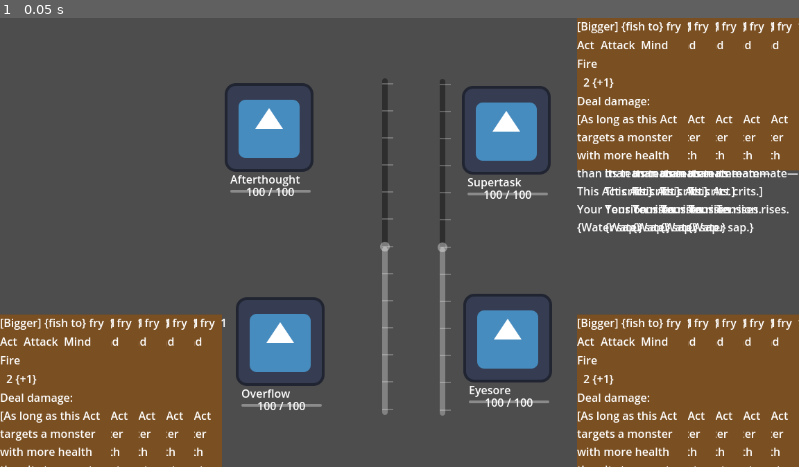
Above: before the commit, frame 1.
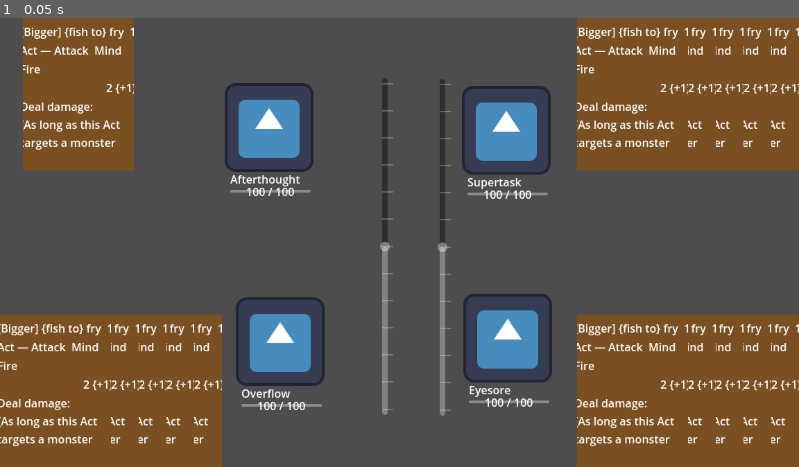
Above: after the commit, the same moment.

Repository: FooFootheGoon/godot-project
Game: Godot game, scene res://data/scenes/battle_scene.tscn
Two runs of this game, one before a commit and one after it. Both use one fixed random seed, a clock stepped at 60 frames per second and the inputs below. The engine's default icon, where the game draws it, is replaced by a stand-in: a white triangle on a blue panel in a dark square.
Inputs:
- Up to frame 1 (0.05 s): no input

The runs differ from the first frame. In frame 1, 12% of the frame differs, in the area x 0-100%, y 0-100%.

Commit message:
Trying to fix card layout and Slay the Spire-pop.

Diff:
--- a/data/battlefields/battle_scene.gd
+++ b/data/battlefields/battle_scene.gd
@@ -24,6 +24,9 @@
 @onready var battle_manager: BattleManager = $BattleManager # Get a reference to the Referee
 @onready var card_zoom_location = $CardZoomLayer/ZoomLocation
 var zoomed_card = null
+var card_zoom_tween_time = 0.15 # How fast the zoom animation is
+
+
 func _ready():
 	# Tell the BattleManager who the player's monsters are.
 	battle_manager.player_monster_left = ally_monster_1
@@ -103,19 +106,30 @@
 	_draw_card_from_index(3)
 
 func _on_card_hovered(card_to_zoom):
-	# If there's already a zoomed card, get rid of it first
 	if zoomed_card:
 		zoomed_card.queue_free()
 
-	# Create a copy of the card that was hovered
 	zoomed_card = card_to_zoom.duplicate()
-	# Add the copy to our special zoom location
 	card_zoom_location.add_child(zoomed_card)
-	# Make it bigger
-	zoomed_card.scale = Vector2(2, 2)
+
+	zoomed_card.pivot_offset = zoomed_card.size / 2
+	zoomed_card.global_position = card_to_zoom.global_position + zoomed_card.pivot_offset
+	zoomed_card.scale = Vector2(1, 1) # Start it at normal size
+
+	var tween = create_tween().set_parallel().set_trans(Tween.TRANS_SINE).set_ease(Tween.EASE_OUT)
+	# --- THIS WAS THE MISSING LINE ---
+	# We need to tell the tween to actually animate the scale!
+	tween.tween_property(zoomed_card, "scale", Vector2(2, 2), card_zoom_tween_time)
+
+	# This line is still optional if you want it to move up as it zooms
+	tween.tween_property(zoomed_card, "global_position:y", zoomed_card.global_position.y - 50, card_zoom_tween_time)
 
 func _on_card_unhovered():
-	# If there's a zoomed card, get rid of it
-	if zoomed_card:
-		zoomed_card.queue_free()
+	if not zoomed_card:
+		return
+	else:
+		var card_to_dismiss = zoomed_card
 		zoomed_card = null
+		var tween = create_tween().set_parallel().set_trans(Tween.TRANS_SINE).set_ease(Tween.EASE_IN)
+		tween.tween_property(card_to_dismiss, "scale", Vector2(1, 1), card_zoom_tween_time)
+		tween.tween_callback(card_to_dismiss.queue_free)
--- a/data/cards/card_act_attack_display.gd
+++ b/data/cards/card_act_attack_display.gd
@@ -14,7 +14,7 @@
 }
 
 func setup():
-	super.setup() # This runs the setup from CardActDisplay first
+	await super.setup() # This runs the setup from CardActDisplay first
 	if not card_data:
 		return
 
--- a/data/cards/card_act_display.gd
+++ b/data/cards/card_act_display.gd
@@ -46,7 +46,7 @@
 	pivot_offset = Vector2(size.x / 2.0, size.y)
 
 func setup():
-	super.setup() # Calls the setup() from CardDisplay (good practice)
+	await super.setup() # Calls the setup() from CardDisplay (good practice)
 	if not card_data:
 		return
 
--- a/data/cards/card_display.gd
+++ b/data/cards/card_display.gd
@@ -2,11 +2,21 @@
 class_name CardDisplay
 extends Control
 
+@onready var description_label = $MarginContainer/VBoxContainer/MarginContainer/DescriptionLabel
+@export var card_data: CardData
+
 # This function will be defined in the child scripts.
 func setup():
-	pass
-
-@export var card_data: CardData
+	# Wait for the next frame to ensure all containers are properly sized
+	await get_tree().process_frame
+	if not card_data:
+		return
+	# As long as a DescriptionLabel was found, we call the shrinking function on it.
+	if description_label:
+		description_label.set_shrinking_text(card_data.display_description)
+	else:
+		# A little warning for you in case you forget to add the label later.
+		print("Warning: Card '", card_data.display_name, "' has no DescriptionLabel at the expected path.")
 
 var owner_monster: MonsterDisplay = null
 
--- a/data/monsters/species/afterthought.tres
+++ b/data/monsters/species/afterthought.tres
@@ -1,5 +1,6 @@
-[gd_resource type="Resource" script_class="MonsterData" load_steps=2 format=3 uid="uid://btkxjyxn563ho"]
+[gd_resource type="Resource" script_class="MonsterData" load_steps=3 format=3 uid="uid://btkxjyxn563ho"]
 
+[ext_resource type="Resource" uid="uid://dhjypnr4t12ml" path="res://data/cards/acts/attack/BiggerFishToFry.tres" id="1_iy1qi"]
 [ext_resource type="Script" uid="uid://tfxh37arb4ja" path="res://data/monsters/MonsterData.gd" id="1_rph53"]
 
 [resource]
@@ -14,5 +15,5 @@
 soul_defence = 14
 current_life = 100.0
 max_life = 100.0
-deck = Array[Resource]([])
+deck = Array[Resource]([ExtResource("1_iy1qi")])
 metadata/_custom_type_script = "uid://tfxh37arb4ja"
--- a/data/scenes/battle_scene.tscn
+++ b/data/scenes/battle_scene.tscn
@@ -97,6 +97,7 @@
 metadata/_edit_use_anchors_ = true
 
 [node name="DrawButton2" type="Button" parent="."]
+layout_mode = 0
 offset_left = 825.0
 offset_top = 696.0
 offset_right = 954.0
@@ -135,6 +136,7 @@
 script = ExtResource("2_wm5pp")
 
 [node name="InitiativeSliderLeft" type="VSlider" parent="."]
+layout_mode = 0
 offset_left = 484.0
 offset_top = 87.0
 offset_right = 626.0
@@ -147,6 +149,7 @@
 ticks_on_borders = true
 
 [node name="InitiativeSliderRight" type="VSlider" parent="."]
+layout_mode = 0
 offset_left = 615.0
 offset_top = 88.0
 offset_right = 662.0
--- a/data/scenes/card_act_display.tscn
+++ b/data/scenes/card_act_display.tscn
@@ -4,6 +4,7 @@
 [ext_resource type="Script" uid="uid://csh7nvdgg2g14" path="res://data/cards/card_act_display.gd" id="1_qs6yw"]
 
 [node name="CardActDisplay" type="Control"]
+clip_contents = true
 custom_minimum_size = Vector2(160, 220)
 layout_mode = 3
 anchors_preset = 0
@@ -19,9 +20,16 @@
 color = Color(0.47976, 0.308305, 0.129412, 1)
 
 [node name="MarginContainer" type="MarginContainer" parent="."]
-layout_mode = 0
-offset_right = 40.0
-offset_bottom = 40.0
+layout_mode = 1
+anchors_preset = 15
+anchor_right = 1.0
+anchor_bottom = 1.0
+grow_horizontal = 2
+grow_vertical = 2
+theme_override_constants/margin_left = 8
+theme_override_constants/margin_top = 8
+theme_override_constants/margin_right = 8
+theme_override_constants/margin_bottom = 8
 
 [node name="VBoxContainer" type="VBoxContainer" parent="MarginContainer"]
 layout_mode = 2
@@ -31,13 +39,16 @@
 
 [node name="NameLabel" type="Label" parent="MarginContainer/VBoxContainer/NameBar"]
 layout_mode = 2
+size_flags_horizontal = 0
 horizontal_alignment = 1
 
 [node name="Spacer" type="Control" parent="MarginContainer/VBoxContainer/NameBar"]
 layout_mode = 2
+size_flags_horizontal = 3
 
 [node name="CostLabel" type="Label" parent="MarginContainer/VBoxContainer/NameBar"]
 layout_mode = 2
+size_flags_horizontal = 8
 horizontal_alignment = 2
 
 [node name="TypeBar" type="HBoxContainer" parent="MarginContainer/VBoxContainer"]
@@ -45,24 +56,32 @@
 
 [node name="TypeLabel" type="Label" parent="MarginContainer/VBoxContainer/TypeBar"]
 layout_mode = 2
+size_flags_horizontal = 0
 
 [node name="EmDashLabel" type="Label" parent="MarginContainer/VBoxContainer/TypeBar"]
 layout_mode = 2
+text = "—"
 
 [node name="SubtypeLabel" type="Label" parent="MarginContainer/VBoxContainer/TypeBar"]
 layout_mode = 2
+size_flags_horizontal = 8
 
 [node name="DeliveranceBar" type="HBoxContainer" parent="MarginContainer/VBoxContainer"]
 layout_mode = 2
 
 [node name="DeliveranceLabel" type="Label" parent="MarginContainer/VBoxContainer/DeliveranceBar"]
 layout_mode = 2
+size_flags_horizontal = 3
 
 [node name="MarginContainer" type="MarginContainer" parent="MarginContainer/VBoxContainer"]
 layout_mode = 2
 size_flags_vertical = 3
 
 [node name="DescriptionLabel" type="Label" parent="MarginContainer/VBoxContainer/MarginContainer"]
+clip_contents = true
+custom_minimum_size = Vector2(1, 1)
 layout_mode = 2
+size_flags_vertical = 1
 autowrap_mode = 3
+clip_text = true
 script = ExtResource("1_ektsp")
